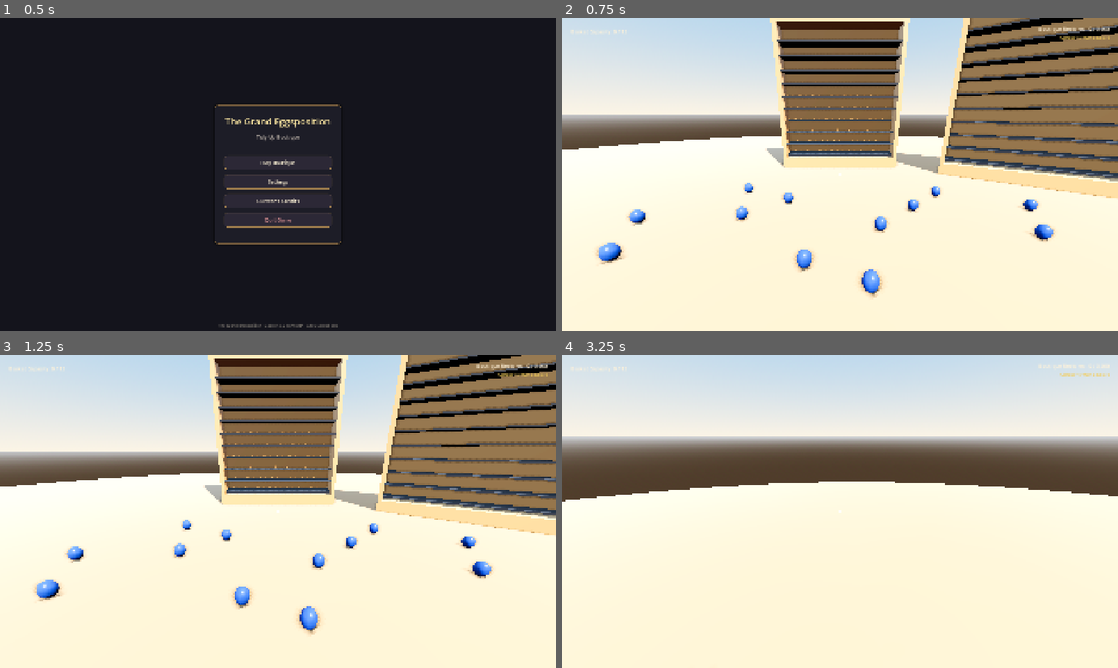
Above: before the commit, frames 1-4 (two rows, left to right).
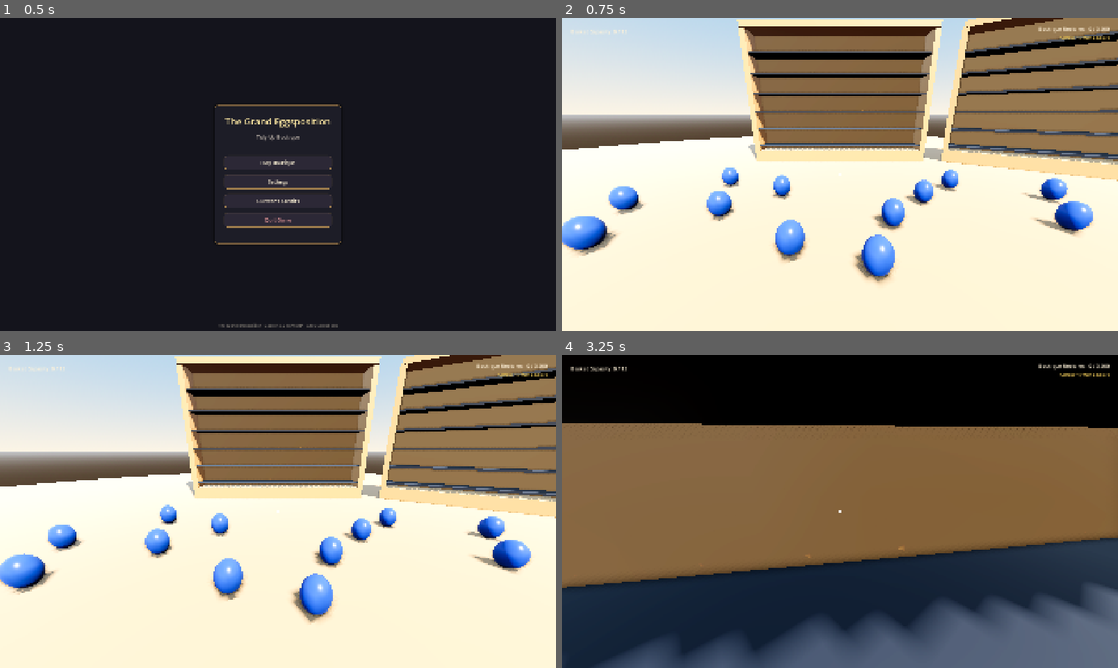
Above: after the commit, the same moments.

Repository: JS-Marinn/the-grand-eggsposition
Game: Godot game, scene res://scenes/ui/main_menu.tscn
Two runs of this game, one before a commit and one after it. Both use one fixed random seed, a clock stepped at 60 frames per second and the inputs below.
Inputs (mouse positions are in pixels of both pictures, inside the frame that each line leads up to):
- Up to frame 1 (0.5 s): no input
- Up to frame 2 (0.75 s): click "Play Boutique" at 0.5 s
- Up to frame 3 (1.25 s): no input
- Up to frame 4 (3.25 s): tap Enter at 1.25 s; move the mouse to (867, 511) at 1.27 s; press the mouse at (867, 511) at 1.28 s; hold W (move_forward) from 1.28 s (still down); move the mouse to (812, 511) at 2.02 s; release the mouse at (812, 511) at 2.03 s; tap Q (resonance_chime) at 2.1 s; move the mouse to (851, 505) at 2.77 s; hold Shift (sprint) from 2.78 s (still down)

Frame 1 is identical in both runs. In frame 2, 26% of the frame differs, in the area x 0-100%, y 0-90%; in frame 3, 26%; in frame 4, 100%, in the area x 0-100%, y 0-100%.

Commit message:
feat(physics): double egg size to 34cm x 44cm and convert showcases to 6 monumental tiers

Diff:
--- a/scenes/atrium/showcase_unit.tscn
+++ b/scenes/atrium/showcase_unit.tscn
@@ -8,48 +8,48 @@
 
 [sub_resource type="BoxMesh" id="BoxMesh_back"]
 material = SubResource("StandardMaterial3D_oak")
-size = Vector3(3.50, 3.58, 0.06)
+size = Vector3(5.90, 3.70, 0.08)
 
 [sub_resource type="BoxMesh" id="BoxMesh_pillar"]
 material = SubResource("StandardMaterial3D_oak")
-size = Vector3(0.12, 3.58, 0.52)
+size = Vector3(0.18, 3.70, 0.76)
 
 [sub_resource type="BoxMesh" id="BoxMesh_plinth"]
 material = SubResource("StandardMaterial3D_oak")
-size = Vector3(3.54, 0.32, 0.58)
+size = Vector3(6.00, 0.40, 0.85)
 
 [sub_resource type="BoxMesh" id="BoxMesh_crown"]
 material = SubResource("StandardMaterial3D_oak")
-size = Vector3(3.54, 0.12, 0.56)
+size = Vector3(6.00, 0.16, 0.82)
 
 [sub_resource type="BoxShape3D" id="BoxShape3D_interaction"]
-size = Vector3(3.8, 4.0, 1.3)
+size = Vector3(6.3, 4.3, 1.8)
 
 [node name="ShowcaseUnit" type="Node3D"]
 script = ExtResource("1_showcase_script")
 
 [node name="BackPanel" type="MeshInstance3D" parent="."]
-transform = Transform3D(1, 0, 0, 0, 1, 0, 0, 0, 1, 0, 2.11, -0.24)
+transform = Transform3D(1, 0, 0, 0, 1, 0, 0, 0, 1, 0, 2.25, -0.35)
 mesh = SubResource("BoxMesh_back")
 
 [node name="PillarLeft" type="MeshInstance3D" parent="."]
-transform = Transform3D(1, 0, 0, 0, 1, 0, 0, 0, 1, -1.71, 2.11, 0)
+transform = Transform3D(1, 0, 0, 0, 1, 0, 0, 0, 1, -2.94, 2.25, 0)
 mesh = SubResource("BoxMesh_pillar")
 
 [node name="PillarRight" type="MeshInstance3D" parent="."]
-transform = Transform3D(1, 0, 0, 0, 1, 0, 0, 0, 1, 1.71, 2.11, 0)
+transform = Transform3D(1, 0, 0, 0, 1, 0, 0, 0, 1, 2.94, 2.25, 0)
 mesh = SubResource("BoxMesh_pillar")
 
 [node name="PlinthBase" type="MeshInstance3D" parent="."]
-transform = Transform3D(1, 0, 0, 0, 1, 0, 0, 0, 1, 0, 0.16, 0)
+transform = Transform3D(1, 0, 0, 0, 1, 0, 0, 0, 1, 0, 0.20, 0)
 mesh = SubResource("BoxMesh_plinth")
 
 [node name="CrownTop" type="MeshInstance3D" parent="."]
-transform = Transform3D(1, 0, 0, 0, 1, 0, 0, 0, 1, 0, 3.96, 0)
+transform = Transform3D(1, 0, 0, 0, 1, 0, 0, 0, 1, 0, 4.18, 0)
 mesh = SubResource("BoxMesh_crown")
 
 [node name="InteractionArea" type="Area3D" parent="."]
-transform = Transform3D(1, 0, 0, 0, 1, 0, 0, 0, 1, 0, 2.05, 0)
+transform = Transform3D(1, 0, 0, 0, 1, 0, 0, 0, 1, 0, 2.20, 0)
 collision_layer = 1
 collision_mask = 2
 
--- a/scenes/main/game.tscn
+++ b/scenes/main/game.tscn
@@ -61,12 +61,12 @@
 shape = SubResource("CylinderShape3D_floor")
 
 [node name="Showcase_Minerals_1" parent="." instance=ExtResource("3_showcase_scene")]
-transform = Transform3D(1, 0, 0, 0, 1, 0, 0, 0, 1, 0, 0.1, -6)
+transform = Transform3D(1, 0, 0, 0, 1, 0, 0, 0, 1, 0, 0.1, -7)
 showcase_id = 1
 showcase_title = "SHOWCASE_MINERALS_1"
 
 [node name="Showcase_Minerals_2" parent="." instance=ExtResource("3_showcase_scene")]
-transform = Transform3D(0.866025, 0, -0.5, 0, 1, 0, 0.5, 0, 0.866025, 4.5, 0.1, -4.5)
+transform = Transform3D(0.866025, 0, -0.5, 0, 1, 0, 0.5, 0, 0.866025, 6.5, 0.1, -5.5)
 showcase_id = 2
 showcase_title = "SHOWCASE_MINERALS_2"
 
@@ -76,40 +76,40 @@
 [node name="EggsOnFloor" type="Node3D" parent="."]
 
 [node name="Egg_Lapis_01" parent="EggsOnFloor" instance=ExtResource("4_egg_scene")]
-transform = Transform3D(1, 0, 0, 0, 1, 0, 0, 0, 1, -1.6, 0.28, -2.7)
+transform = Transform3D(1, 0, 0, 0, 1, 0, 0, 0, 1, -2.0, 0.45, -2.8)
 
 [node name="Egg_Lapis_02" parent="EggsOnFloor" instance=ExtResource("4_egg_scene")]
-transform = Transform3D(1, 0, 0, 0, 1, 0, 0, 0, 1, -1.0, 0.28, -3.3)
+transform = Transform3D(1, 0, 0, 0, 1, 0, 0, 0, 1, -1.2, 0.45, -3.6)
 
 [node name="Egg_Lapis_03" parent="EggsOnFloor" instance=ExtResource("4_egg_scene")]
-transform = Transform3D(1, 0, 0, 0, 1, 0, 0, 0, 1, -2.0, 0.28, -3.8)
+transform = Transform3D(1, 0, 0, 0, 1, 0, 0, 0, 1, -2.6, 0.45, -4.2)
 
 [node name="Egg_Lapis_04" parent="EggsOnFloor" instance=ExtResource("4_egg_scene")]
-transform = Transform3D(1, 0, 0, 0, 1, 0, 0, 0, 1, 0.6, 0.28, -2.4)
+transform = Transform3D(1, 0, 0, 0, 1, 0, 0, 0, 1, 0.8, 0.45, -2.5)
 
 [node name="Egg_Lapis_05" parent="EggsOnFloor" instance=ExtResource("4_egg_scene")]
-transform = Transform3D(1, 0, 0, 0, 1, 0, 0, 0, 1, 1.3, 0.28, -3.0)
+transform = Transform3D(1, 0, 0, 0, 1, 0, 0, 0, 1, 1.6, 0.45, -3.3)
 
 [node name="Egg_Lapis_06" parent="EggsOnFloor" instance=ExtResource("4_egg_scene")]
-transform = Transform3D(1, 0, 0, 0, 1, 0, 0, 0, 1, 2.0, 0.28, -3.6)
+transform = Transform3D(1, 0, 0, 0, 1, 0, 0, 0, 1, 2.5, 0.45, -4.0)
 
 [node name="Egg_Lapis_07" parent="EggsOnFloor" instance=ExtResource("4_egg_scene")]
-transform = Transform3D(1, 0, 0, 0, 1, 0, 0, 0, 1, -2.7, 0.28, -1.8)
+transform = Transform3D(1, 0, 0, 0, 1, 0, 0, 0, 1, -3.2, 0.45, -2.0)
 
 [node name="Egg_Lapis_08" parent="EggsOnFloor" instance=ExtResource("4_egg_scene")]
-transform = Transform3D(1, 0, 0, 0, 1, 0, 0, 0, 1, -3.2, 0.28, -2.6)
+transform = Transform3D(1, 0, 0, 0, 1, 0, 0, 0, 1, -3.8, 0.45, -3.0)
 
 [node name="Egg_Lapis_09" parent="EggsOnFloor" instance=ExtResource("4_egg_scene")]
-transform = Transform3D(1, 0, 0, 0, 1, 0, 0, 0, 1, 2.8, 0.28, -2.2)
+transform = Transform3D(1, 0, 0, 0, 1, 0, 0, 0, 1, 3.4, 0.45, -2.4)
 
 [node name="Egg_Lapis_10" parent="EggsOnFloor" instance=ExtResource("4_egg_scene")]
-transform = Transform3D(1, 0, 0, 0, 1, 0, 0, 0, 1, 3.4, 0.28, -3.0)
+transform = Transform3D(1, 0, 0, 0, 1, 0, 0, 0, 1, 4.2, 0.45, -3.4)
 
 [node name="Egg_Lapis_11" parent="EggsOnFloor" instance=ExtResource("4_egg_scene")]
-transform = Transform3D(1, 0, 0, 0, 1, 0, 0, 0, 1, -0.4, 0.28, -1.7)
+transform = Transform3D(1, 0, 0, 0, 1, 0, 0, 0, 1, -0.6, 0.45, -1.9)
 
 [node name="Egg_Lapis_12" parent="EggsOnFloor" instance=ExtResource("4_egg_scene")]
-transform = Transform3D(1, 0, 0, 0, 1, 0, 0, 0, 1, 0.3, 0.28, -1.4)
+transform = Transform3D(1, 0, 0, 0, 1, 0, 0, 0, 1, 0.4, 0.45, -1.6)
 
 [node name="CanvasLayer" type="CanvasLayer" parent="."]
 
--- a/scenes/props/egg_actor.tscn
+++ b/scenes/props/egg_actor.tscn
@@ -8,17 +8,17 @@
 
 [sub_resource type="SphereMesh" id="SphereMesh_egg"]
 material = SubResource("StandardMaterial3D_egg")
-radius = 0.085
-height = 0.22
+radius = 0.17
+height = 0.44
 
 [sub_resource type="CapsuleShape3D" id="CapsuleShape3D_egg"]
-radius = 0.085
-height = 0.22
+radius = 0.17
+height = 0.44
 
 [node name="EggActor" type="RigidBody3D"]
 collision_layer = 1
 collision_mask = 3
-mass = 2.6
+mass = 12.0
 script = ExtResource("1_egg_script")
 
 [node name="MeshInstance3D" type="MeshInstance3D" parent="."]
--- a/scripts/autoload/game_manager.gd
+++ b/scripts/autoload/game_manager.gd
@@ -10,7 +10,7 @@
 const TOTAL_EGGS: int = 3600
 const TOTAL_TYPES: int = 300
 const EGGS_PER_DOZEN: int = 12
-const DOZENS_PER_SHOWCASE: int = 10
+const DOZENS_PER_SHOWCASE: int = 6
 
 ## Database of the 300 unique EggData definitions
 var egg_database: Dictionary = {} # egg_id -> EggData
--- a/scripts/environment/egg_actor.gd
+++ b/scripts/environment/egg_actor.gd
@@ -22,15 +22,15 @@
 	can_sleep = true
 	linear_damp = 2.0
 	angular_damp = 3.0
-	mass = 2.6 # Record maximum ostrich egg weight (~2.6 kg)
+	mass = 12.0 # Double-scale giant ostrich egg weight (~12.0 kg)
 
 	# Reuse existing mesh instance or create procedural egg-shaped mesh
 	mesh_instance = get_node_or_null("MeshInstance3D")
 	if not mesh_instance:
 		mesh_instance = MeshInstance3D.new()
 		var sphere: SphereMesh = SphereMesh.new()
-		sphere.radius = 0.085 # 17 cm diameter
-		sphere.height = 0.22 # 22 cm height
+		sphere.radius = 0.17 # 34 cm diameter
+		sphere.height = 0.44 # 44 cm height
 		mesh_instance.mesh = sphere
 		add_child(mesh_instance)
 
@@ -49,8 +49,8 @@
 	if not collision_shape:
 		collision_shape = CollisionShape3D.new()
 		var capsule: CapsuleShape3D = CapsuleShape3D.new()
-		capsule.radius = 0.085
-		capsule.height = 0.22
+		capsule.radius = 0.17
+		capsule.height = 0.44
 		collision_shape.shape = capsule
 		add_child(collision_shape)
 
--- a/scripts/environment/showcase_unit.gd
+++ b/scripts/environment/showcase_unit.gd
@@ -11,9 +11,9 @@
 @export var showcase_id: int = 1
 @export var showcase_title: String = "SHOWCASE_MINERALS_1"
 
-const DOZENS_COUNT: int = 10
+const DOZENS_COUNT: int = 6
 const EGGS_PER_DOZEN: int = 12
-const TOTAL_CAPACITY: int = 120
+const TOTAL_CAPACITY: int = 72
 
 var multimesh_instance: MultiMeshInstance3D
 var interaction_area: Area3D
@@ -34,7 +34,7 @@
 		add_child(shelves_container)
 
 		var shelf_mesh: BoxMesh = BoxMesh.new()
-		shelf_mesh.size = Vector3(3.30, 0.03, 0.46)
+		shelf_mesh.size = Vector3(5.70, 0.05, 0.70)
 
 		var velvet_mat: StandardMaterial3D = StandardMaterial3D.new()
 		velvet_mat.albedo_color = Color(0.12, 0.13, 0.18, 1.0) # Midnight navy velvet
@@ -44,7 +44,7 @@
 		for d in range(DOZENS_COUNT):
 			var mi: MeshInstance3D = MeshInstance3D.new()
 			mi.mesh = shelf_mesh
-			mi.position = Vector3(0, 0.42 + float(d) * 0.34, 0.0)
+			mi.position = Vector3(0, 0.55 + float(d) * 0.58, 0.0)
 			shelves_container.add_child(mi)
 
 func _setup_multimesh() -> void:
@@ -58,10 +58,10 @@
 		multimesh.instance_count = TOTAL_CAPACITY
 		multimesh.visible_instance_count = 0
 
-		# Maximum record ostrich egg mesh (~22 cm height, 17 cm diameter)
+		# Double-scale giant ostrich egg mesh (~44 cm height, 34 cm diameter)
 		var sphere: SphereMesh = SphereMesh.new()
-		sphere.radius = 0.085
-		sphere.height = 0.22
+		sphere.radius = 0.17
+		sphere.height = 0.44
 
 		var egg_mat: StandardMaterial3D = StandardMaterial3D.new()
 		egg_mat.vertex_color_use_as_albedo = true
@@ -79,9 +79,9 @@
 		interaction_area = Area3D.new()
 		var col: CollisionShape3D = CollisionShape3D.new()
 		var box: BoxShape3D = BoxShape3D.new()
-		box.size = Vector3(3.8, 4.0, 1.3) # Bounding box of the maximum vitrine
+		box.size = Vector3(6.3, 4.3, 1.8) # Bounding box of the 6-tier colossal vitrine
 		col.shape = box
-		col.position = Vector3(0, 2.05, 0)
+		col.position = Vector3(0, 2.20, 0)
 		interaction_area.add_child(col)
 		add_child(interaction_area)
 	interaction_area.set_meta("showcase_unit", self)
@@ -118,8 +118,8 @@
 		var egg_col: Color = egg_info.albedo_color if egg_info else Color(0.15, 0.35, 0.75)
 
 		for s in range(count):
-			var shelf_y: float = 0.545 + float(d - 1) * 0.34
-			var slot_x: float = -1.43 + float(s) * 0.26
+			var shelf_y: float = 0.795 + float(d - 1) * 0.58
+			var slot_x: float = -2.53 + float(s) * 0.46
 			var egg_transform: Transform3D = Transform3D(Basis(), Vector3(slot_x, shelf_y, 0.02))
 			mm.set_instance_transform(placed_idx, egg_transform)
 			mm.set_instance_color(placed_idx, egg_col)
--- a/scripts/player/player_controller.gd
+++ b/scripts/player/player_controller.gd
@@ -8,7 +8,7 @@
 @export var sprint_speed: float = 6.8
 @export var mouse_sensitivity: float = 0.003
 @export var key_look_speed: float = 2.4
-@export var reach_distance: float = 2.8
+@export var reach_distance: float = 4.5
 
 var camera: Camera3D
 var raycast: RayCast3D
